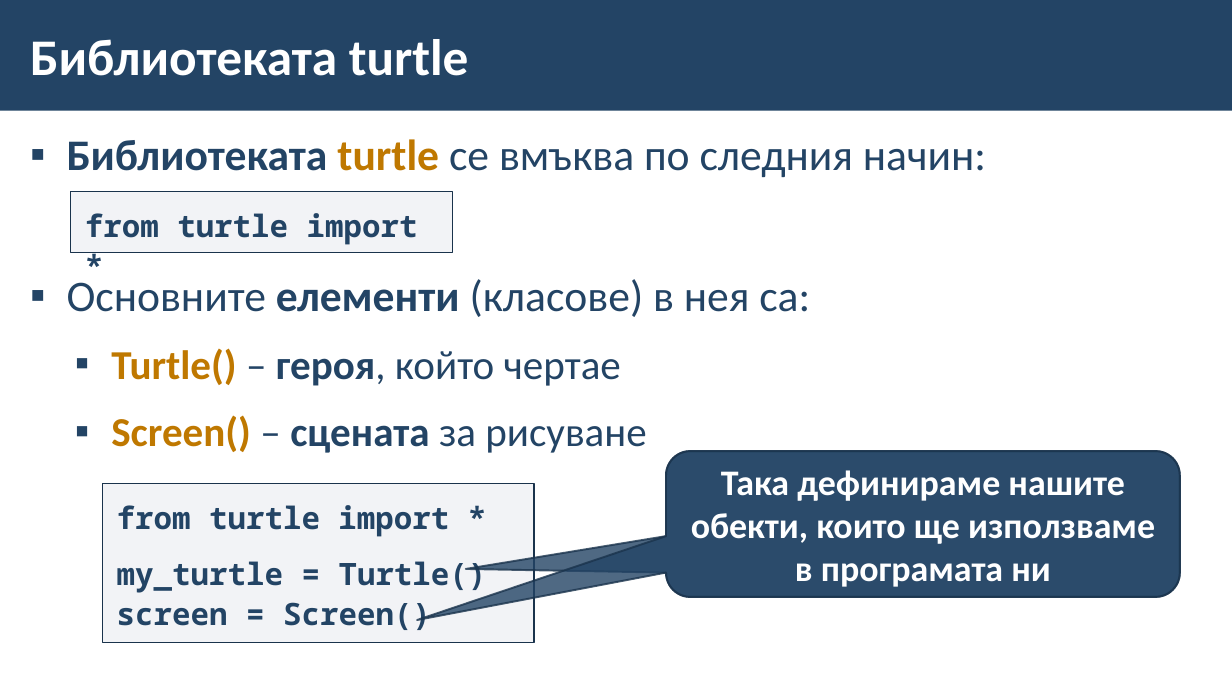
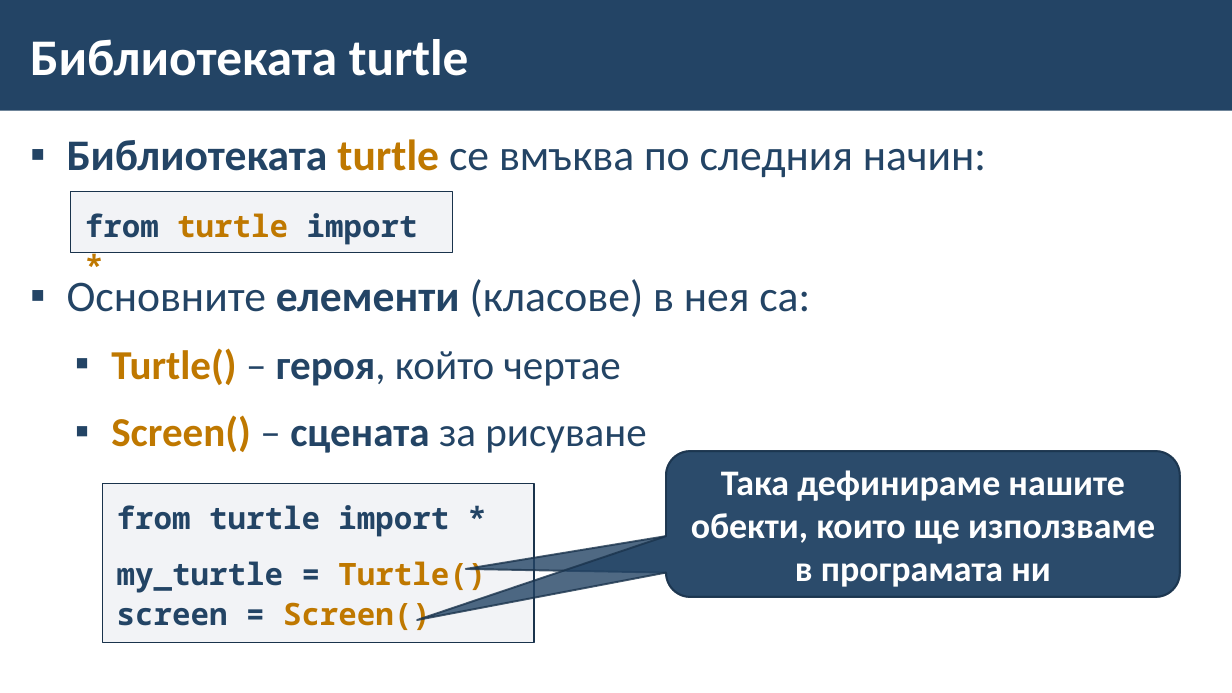
Before and after one commit to BG-IT-Edu/School-Programming, a slide deck: slide 13 of Courses/Computer-Modeling-and-IT/Computer-Modeling-and-IT-6-Class/27-{last-number}-Python/31-Libraries/31-Libraries.pptx. Drawn at 1232x693 pixels with LibreOffice and Linux fonts; fonts in the diff are those of the drawing; background and template pictures are left out. Boxes give left, top, right and bottom in pixels: in the first picture for what was removed or moved away, otherwise in the second. Text is boxed around its words. In the diff, an @@ line names an element or a change of style, - is before the commit and + after.

```diff
--- a/Courses/Computer-Modeling-and-IT/Computer-Modeling-and-IT-6-Class/27-{last-number}-Python/31-Libraries/31-Libraries.pptx
+++ b/Courses/Computer-Modeling-and-IT/Computer-Modeling-and-IT-6-Class/27-{last-number}-Python/31-Libraries/31-Libraries.pptx
@@ rectangle "from turtle import *" at bbox=[70, 192, 452, 253]: text colour #234465 to #BF7800 in "turtle *" @@
@@ text in rectangle at bbox=[117, 561, 486, 630]: text colour #234465 to #BF7800 in "Turtle()", "Screen()" @@
```
Also in this commit, not shown: 1 other slide changed, 4 slides added.
